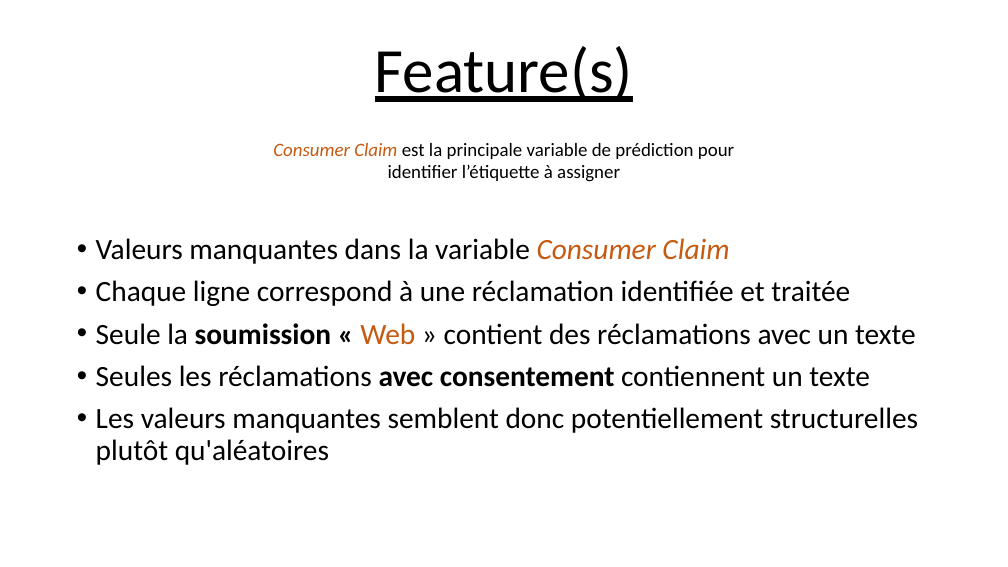
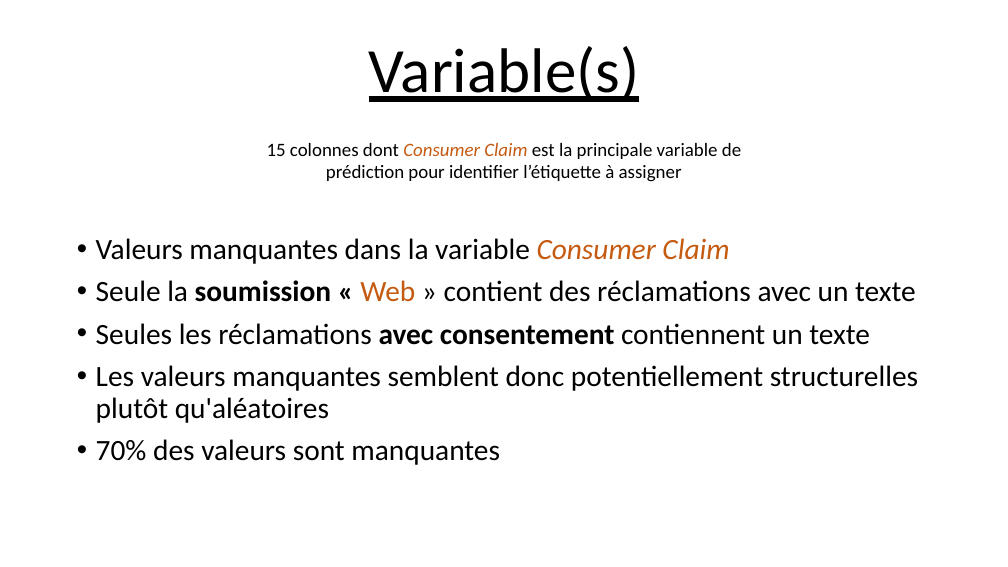
Before and after one commit to Ace4teaM/OCR-ZenAssist, a slide deck: slide 5 of Présentation.pptx (slide 6 before the commit). Drawn at 1008x567 pixels with LibreOffice and Linux fonts; fonts in the diff are those of the drawing. Boxes give left, top, right and bottom in pixels: in the first picture for what was removed or moved away, otherwise in the second. Text is boxed around its words. In the diff, an @@ line names an element or a change of style, - is before the commit and + after.

```diff
--- a/Présentation.pptx
+++ b/Présentation.pptx
@@ text at (369, 46, 640, 102): text changed @@
-Feature(s)
+Variable(s)
@@ text at (267, 143, 741, 182): text changed @@
-Consumer Claim est la principale variable de prédiction pour identifier l’étiquette à assigner
+15 colonnes dont Consumer Claim est la principale variable de prédiction pour identifier l’étiquette à assigner
@@ text at (96, 280, 850, 306): paragraph removed @@
-• Chaque ligne correspond à une réclamation identifiée et traitée
@@ text at (96, 439, 500, 465): paragraph added @@
+• 70% des valeurs sont manquantes
```
Also in this commit, not shown: 10 other slides changed, 14 slides added, 1 slide removed.
